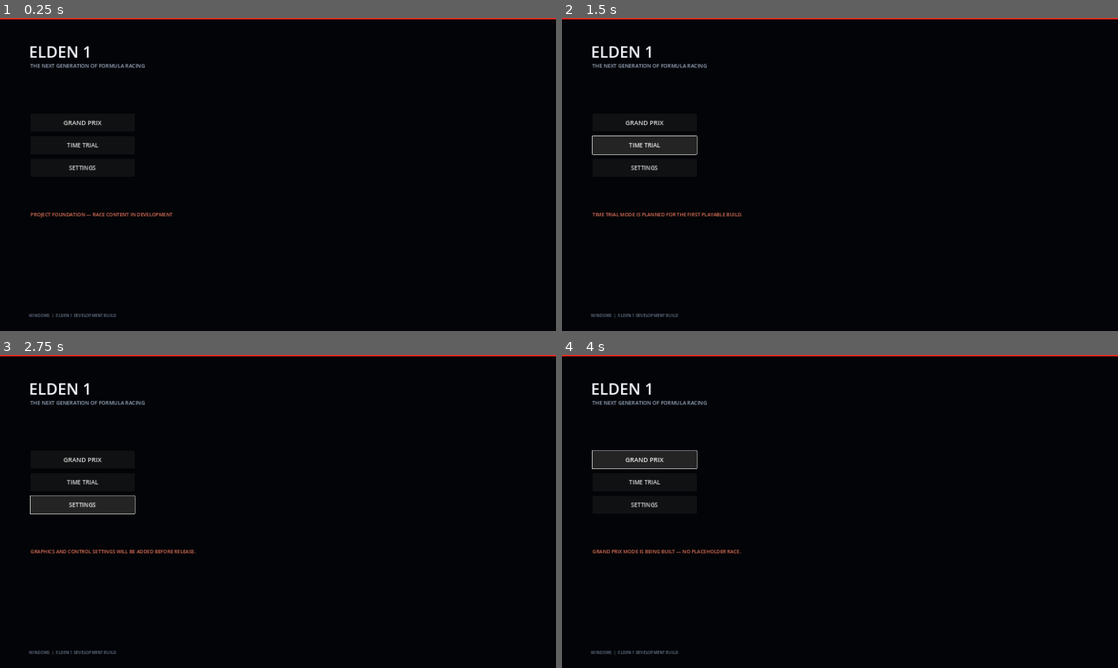
Above: before the commit, frames 1-4 (two rows, left to right).
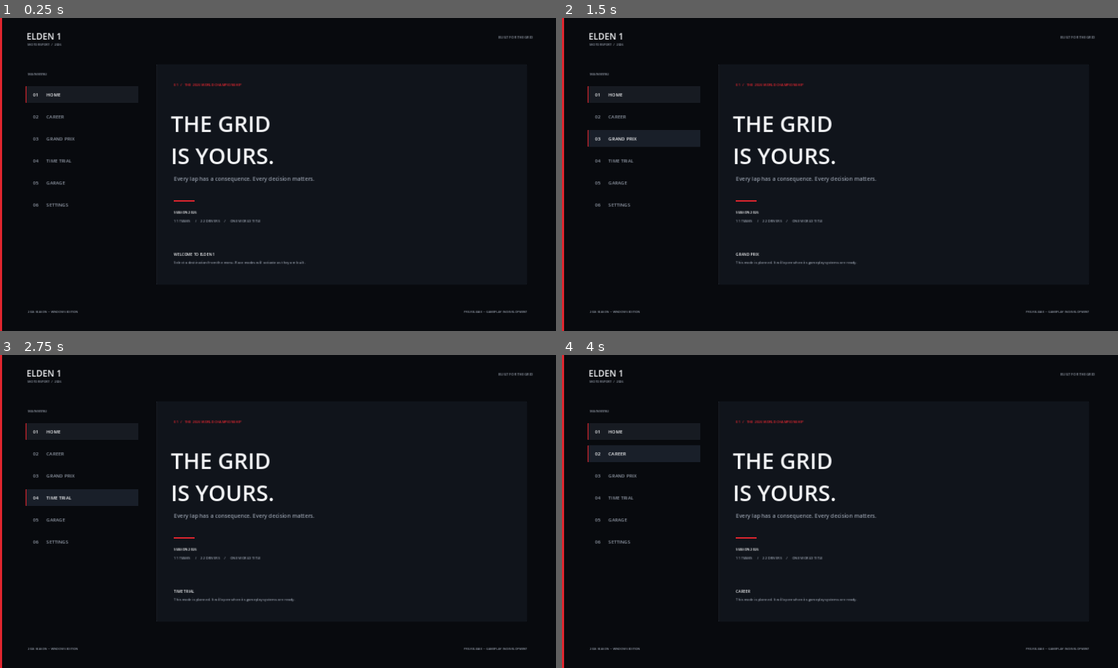
Above: after the commit, the same moments.

Repository: painopro123456-lang/elden-1
Game: Godot game, scene res://scenes/main_menu.tscn
Same seed, same stepped clock (60 frames per second), same inputs: the game is played once before the commit and once after it.
Inputs (mouse positions are in pixels of both pictures, inside the frame that each line leads up to):
- Up to frame 1 (0.25 s): no input
- Up to frame 2 (1.5 s): click "GRAND PRIX" at 0.5 s; click "TIME TRIAL" at 1.25 s
- Up to frame 3 (2.75 s): click "SETTINGS" at 2 s
- Up to frame 4 (4 s): click (645, 430) at 2.75 s, where only the run after the commit has a clickable "01 HOME"; click (645, 452) at 3.5 s, where only the run after the commit has a clickable "02 CAREER"

The runs differ from the first frame. In frame 1, 5.4% of the frame differs, in the area x 0-100%, y 0-100%; in frame 2, 6.2%; in frame 3, 6.2%; in frame 4, 6.1%.

Commit message:
Build premium ELDEN 1 motorsport menu

Diff:
--- a/scripts/main_menu.gd
+++ b/scripts/main_menu.gd
@@ -1,17 +1,205 @@
 extends Control
 
-@onready var status_label: Label = $Status
+const BG := Color("#080a0e")
+const PANEL := Color("#10141b")
+const PANEL_HOVER := Color("#191f29")
+const WHITE := Color("#f4f5f7")
+const MUTED := Color("#929aa7")
+const RED := Color("#e1262f")
+const LINE := Color("#272d37")
+
+var content_title: Label
+var content_body: Label
+var active_nav := "HOME"
 
 func _ready() -> void:
-	$Menu/GrandPrix.pressed.connect(_on_grand_prix_pressed)
-	$Menu/TimeTrial.pressed.connect(_on_time_trial_pressed)
-	$Menu/Settings.pressed.connect(_on_settings_pressed)
-
-func _on_grand_prix_pressed() -> void:
-	status_label.text = "GRAND PRIX MODE IS BEING BUILT — NO PLACEHOLDER RACE."
-
-func _on_time_trial_pressed() -> void:
-	status_label.text = "TIME TRIAL MODE IS PLANNED FOR THE FIRST PLAYABLE BUILD."
-
-func _on_settings_pressed() -> void:
-	status_label.text = "GRAPHICS AND CONTROL SETTINGS WILL BE ADDED BEFORE RELEASE."
+	_build_menu()
+
+func _build_menu() -> void:
+	set_anchors_and_offsets_preset(Control.PRESET_FULL_RECT)
+	mouse_filter = Control.MOUSE_FILTER_STOP
+
+	var background := ColorRect.new()
+	background.color = BG
+	background.set_anchors_and_offsets_preset(Control.PRESET_FULL_RECT)
+	background.mouse_filter = Control.MOUSE_FILTER_IGNORE
+	add_child(background)
+
+	# Restrained racing-red edge and subtle architectural framing.
+	var edge := ColorRect.new()
+	edge.color = RED
+	edge.position = Vector2(0, 0)
+	edge.size = Vector2(7, 1080)
+	edge.anchor_bottom = 1.0
+	edge.offset_bottom = 0
+	edge.mouse_filter = Control.MOUSE_FILTER_IGNORE
+	add_child(edge)
+
+	var top_line := ColorRect.new()
+	top_line.color = LINE
+	top_line.position = Vector2(72, 105)
+	top_line.size = Vector2(1776, 1)
+	top_line.mouse_filter = Control.MOUSE_FILTER_IGNORE
+	add_child(top_line)
+
+	var brand := _label("ELDEN 1", 30, WHITE, true)
+	brand.position = Vector2(92, 42)
+	brand.size = Vector2(260, 48)
+	add_child(brand)
+
+	var edition := _label("MOTORSPORT  /  2026", 11, MUTED, true)
+	edition.position = Vector2(95, 82)
+	edition.size = Vector2(260, 18)
+	add_child(edition)
+
+	var top_right := _label("BUILT FOR THE GRID", 12, MUTED, true)
+	top_right.position = Vector2(1510, 56)
+	top_right.size = Vector2(330, 25)
+	top_right.horizontal_alignment = HORIZONTAL_ALIGNMENT_RIGHT
+	add_child(top_right)
+
+	# Main navigation rail.
+	var nav_caption := _label("MAIN MENU", 11, MUTED, true)
+	nav_caption.position = Vector2(96, 184)
+	nav_caption.size = Vector2(250, 22)
+	add_child(nav_caption)
+
+	var nav_items := [
+		{"name": "HOME", "number": "01"},
+		{"name": "CAREER", "number": "02"},
+		{"name": "GRAND PRIX", "number": "03"},
+		{"name": "TIME TRIAL", "number": "04"},
+		{"name": "GARAGE", "number": "05"},
+		{"name": "SETTINGS", "number": "06"}
+	]
+	for i in range(nav_items.size()):
+		var item: Dictionary = nav_items[i]
+		var button := _make_nav_button(item["number"], item["name"], i == 0)
+		button.position = Vector2(88, 235 + i * 76)
+		button.size = Vector2(390, 58)
+		button.pressed.connect(_on_nav_pressed.bind(item["name"]))
+		add_child(button)
+
+	var left_footer := _label("2026 SEASON  •  WINDOWS EDITION", 10, MUTED, true)
+	left_footer.position = Vector2(96, 1005)
+	left_footer.size = Vector2(360, 22)
+	add_child(left_footer)
+
+	# Hero area: typography-led until the real car model is imported.
+	var hero_frame := Panel.new()
+	hero_frame.position = Vector2(540, 160)
+	hero_frame.size = Vector2(1280, 760)
+	var frame_style := StyleBoxFlat.new()
+	frame_style.bg_color = PANEL
+	frame_style.border_color = LINE
+	frame_style.set_border_width_all(1)
+	frame_style.corner_radius_top_left = 3
+	frame_style.corner_radius_top_right = 3
+	frame_style.corner_radius_bottom_left = 3
+	frame_style.corner_radius_bottom_right = 3
+	hero_frame.add_theme_stylebox_override("panel", frame_style)
+	add_child(hero_frame)
+
+	var hero_kicker := _label("01   /   THE 2026 WORLD CHAMPIONSHIP", 12, RED, true)
+	hero_kicker.position = Vector2(600, 220)
+	hero_kicker.size = Vector2(700, 24)
+	add_child(hero_kicker)
+
+	var hero_title := _label("THE GRID\nIS YOURS.", 76, WHITE, true)
+	hero_title.position = Vector2(590, 310)
+	hero_title.size = Vector2(820, 205)
+	hero_title.add_theme_font_size_override("font_size", 76)
+	add_child(hero_title)
+
+	var hero_subtitle := _label("Every lap has a consequence. Every decision matters.", 19, MUTED, false)
+	hero_subtitle.position = Vector2(600, 540)
+	hero_subtitle.size = Vector2(800, 38)
+	add_child(hero_subtitle)
+
+	var red_rule := ColorRect.new()
+	red_rule.color = RED
+	red_rule.position = Vector2(600, 630)
+	red_rule.size = Vector2(72, 4)
+	add_child(red_rule)
+
+	var season_label := _label("SEASON 2026", 12, WHITE, true)
+	season_label.position = Vector2(600, 660)
+	season_label.size = Vector2(200, 24)
+	add_child(season_label)
+
+	var season_detail := _label("11 TEAMS     /     22 DRIVERS     /     ONE WORLD TITLE", 12, MUTED, true)
+	season_detail.position = Vector2(600, 690)
+	season_detail.size = Vector2(700, 24)
+	add_child(season_detail)
+
+	content_title = _label("WELCOME TO ELDEN 1", 13, WHITE, true)
+	content_title.position = Vector2(600, 805)
+	content_title.size = Vector2(650, 24)
+	add_child(content_title)
+
+	content_body = _label("Select a destination from the menu. Race modes will activate as they are built.", 12, MUTED, false)
+	content_body.position = Vector2(600, 833)
+	content_body.size = Vector2(1080, 30)
+	add_child(content_body)
+
+	var version := _label("PRE-RELEASE  •  GAMEPLAY IN DEVELOPMENT", 10, MUTED, true)
+	version.position = Vector2(1450, 1005)
+	version.size = Vector2(370, 22)
+	version.horizontal_alignment = HORIZONTAL_ALIGNMENT_RIGHT
+	add_child(version)
+
+func _label(value: String, font_size: int, color: Color, bold: bool) -> Label:
+	var label := Label.new()
+	label.text = value
+	label.add_theme_font_size_override("font_size", font_size)
+	label.add_theme_color_override("font_color", color)
+	if bold:
+		label.add_theme_color_override("font_shadow_color", Color(0, 0, 0, 0))
+	label.mouse_filter = Control.MOUSE_FILTER_IGNORE
+	return label
+
+func _make_nav_button(number: String, title: String, selected: bool) -> Button:
+	var button := Button.new()
+	button.text = "   " + number + "       " + title
+	button.alignment = HORIZONTAL_ALIGNMENT_LEFT
+	button.flat = false
+	button.add_theme_font_size_override("font_size", 16)
+	button.add_theme_color_override("font_color", WHITE if selected else MUTED)
+	button.add_theme_color_override("font_hover_color", WHITE)
+	button.add_theme_color_override("font_pressed_color", WHITE)
+	var normal := StyleBoxFlat.new()
+	normal.bg_color = Color("#171b22") if selected else Color(0, 0, 0, 0)
+	normal.border_color = RED if selected else Color(0, 0, 0, 0)
+	normal.border_width_left = 3 if selected else 0
+	normal.content_margin_left = 12
+	normal.content_margin_right = 12
+	normal.corner_radius_top_left = 2
+	normal.corner_radius_top_right = 2
+	normal.corner_radius_bottom_left = 2
+	normal.corner_radius_bottom_right = 2
+	var hover := normal.duplicate() as StyleBoxFlat
+	hover.bg_color = PANEL_HOVER
+	hover.border_color = RED
+	hover.border_width_left = 3
+	var pressed := hover.duplicate() as StyleBoxFlat
+	pressed.bg_color = Color("#222a35")
+	button.add_theme_stylebox_override("normal", normal)
+	button.add_theme_stylebox_override("hover", hover)
+	button.add_theme_stylebox_override("pressed", pressed)
+	button.add_theme_stylebox_override("focus", StyleBoxEmpty.new())
+	return button
+
+func _on_nav_pressed(destination: String) -> void:
+	active_nav = destination
+	if destination == "HOME":
+		content_title.text = "WELCOME TO ELDEN 1"
+		content_body.text = "Your 2026 season begins here."
+	elif destination == "SETTINGS":
+		content_title.text = "SETTINGS"
+		content_body.text = "Graphics, audio and controls configuration is planned for the playable build."
+	elif destination == "GARAGE":
+		content_title.text = "THE GARAGE"
+		content_body.text = "The SF-26 base car and 2026 team liveries are the current vehicle plan."
+	else:
+		content_title.text = destination
+		content_body.text = "This mode is planned. It will open when its gameplay systems are ready."
